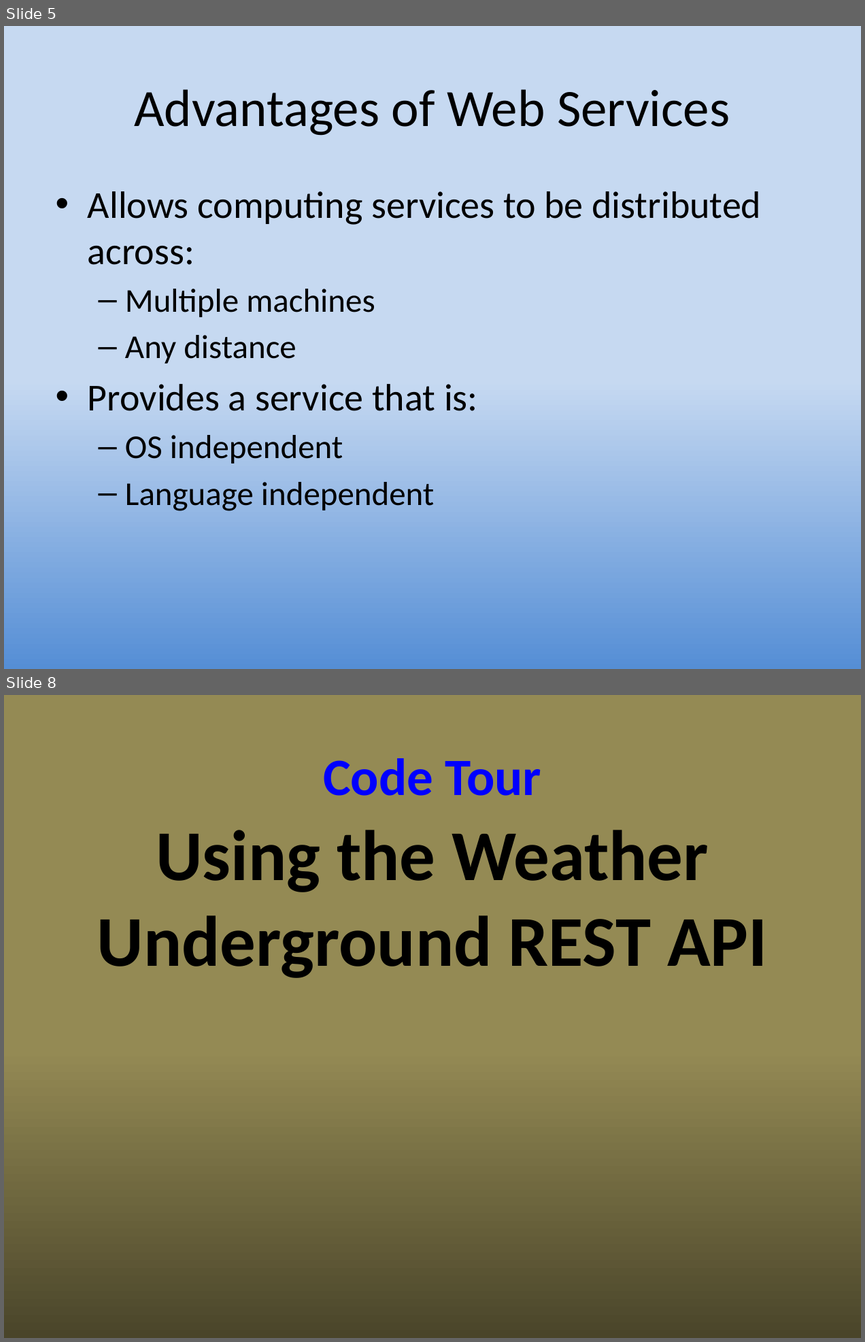
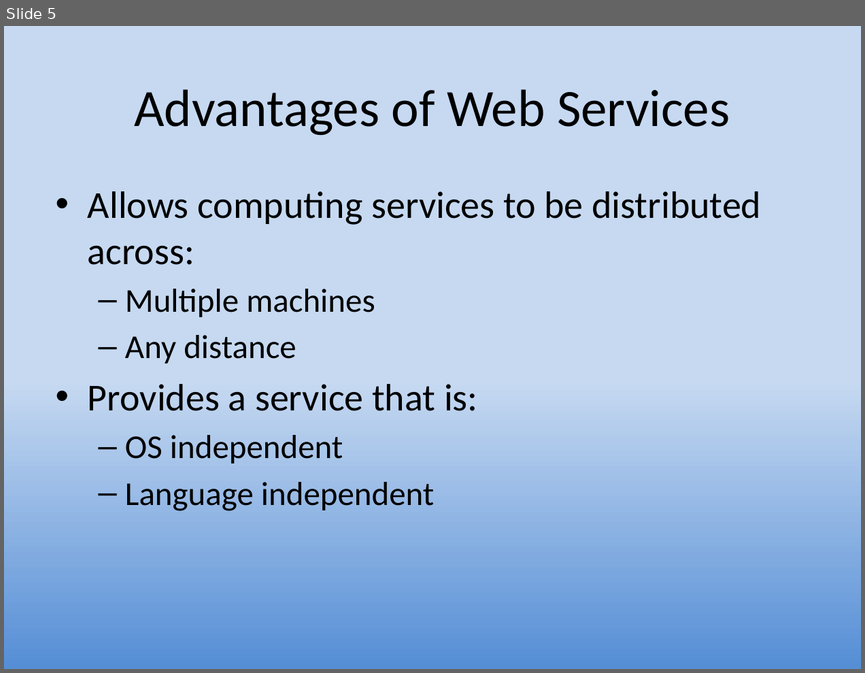
Before and after one commit to UO-CIS/CIS399Android-CourseMaterials, a slide deck: NotesAndSlides/CIS399Wk4Day1-WebServices+kSOAP.pptx. Shown one above the other, each under a label of ours: slides 5 and 8 before the commit, slide 5 after it; the slides between them are not shown. The pictures are 865x1342 and 865x673 pixels, drawn with LibreOffice and Linux fonts; fonts in the diff are those of the drawing. Boxes give left, top, right and bottom in pixels: in the first picture for what was removed or moved away, otherwise in the second. Text is boxed around its words. In the diff, an @@ line names an element or a change of style, - is before the commit and + after.

Commit message:
New slides
New version of Web Services PPT that covers REST instead of SOAP

```diff
--- a/NotesAndSlides/CIS399Wk4Day1-WebServices+kSOAP.pptx
+++ b/NotesAndSlides/CIS399Wk4Day1-WebServices+kSOAP.pptx
@@ slide 8 removed at (x1=4, y1=695, x2=861, y2=1338), background gradient #948A54 to #4A452A @@
@@ title removed at (x1=323, y1=758, x2=541, y2=796) @@
-Code Tour
@@ text removed at (x1=97, y1=830, x2=767, y2=978) @@
-Using the Weather Underground REST API
```
Also in this commit, not shown: 1 slide changed, 1 other slide removed, 5 other files.
